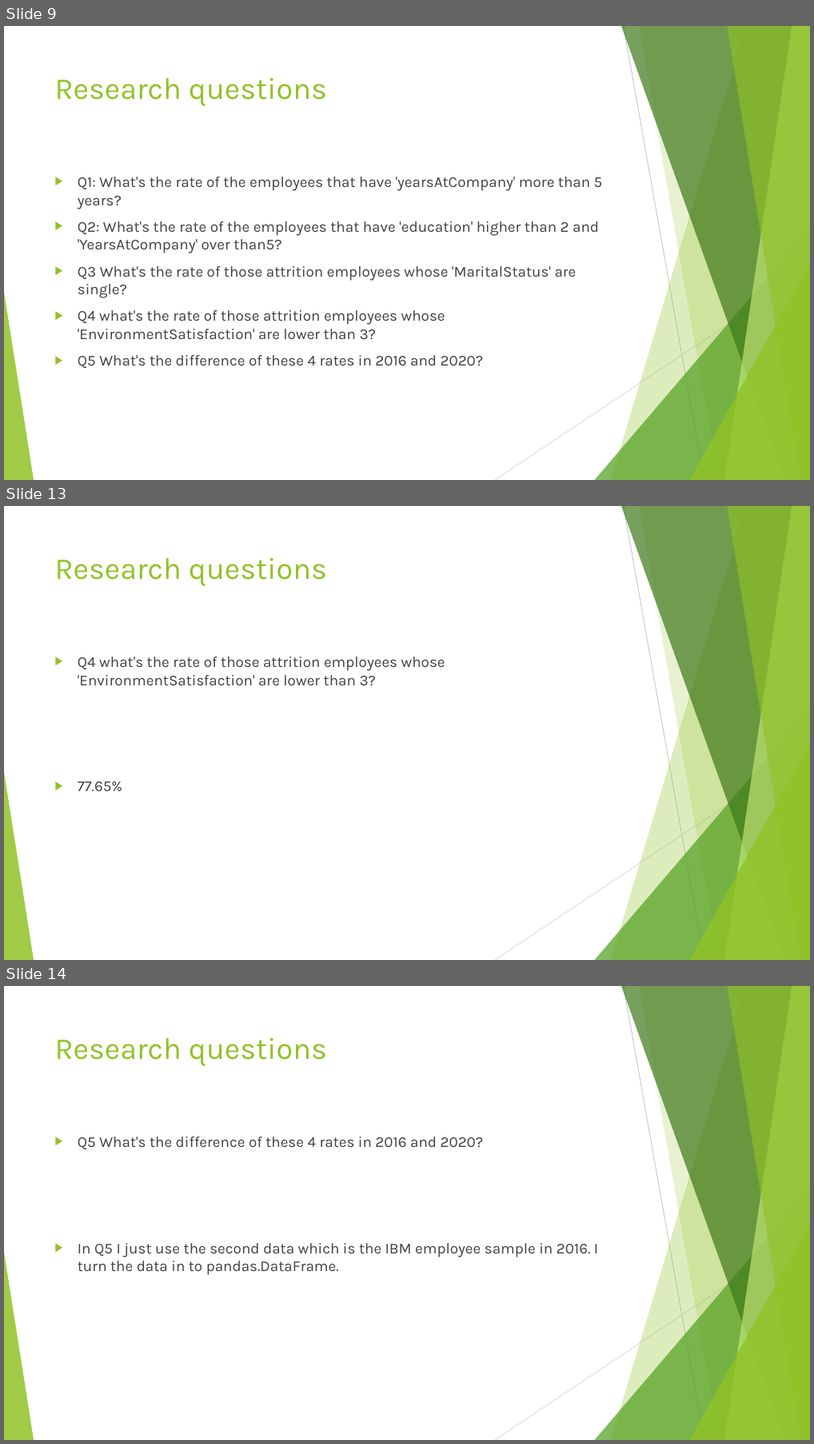
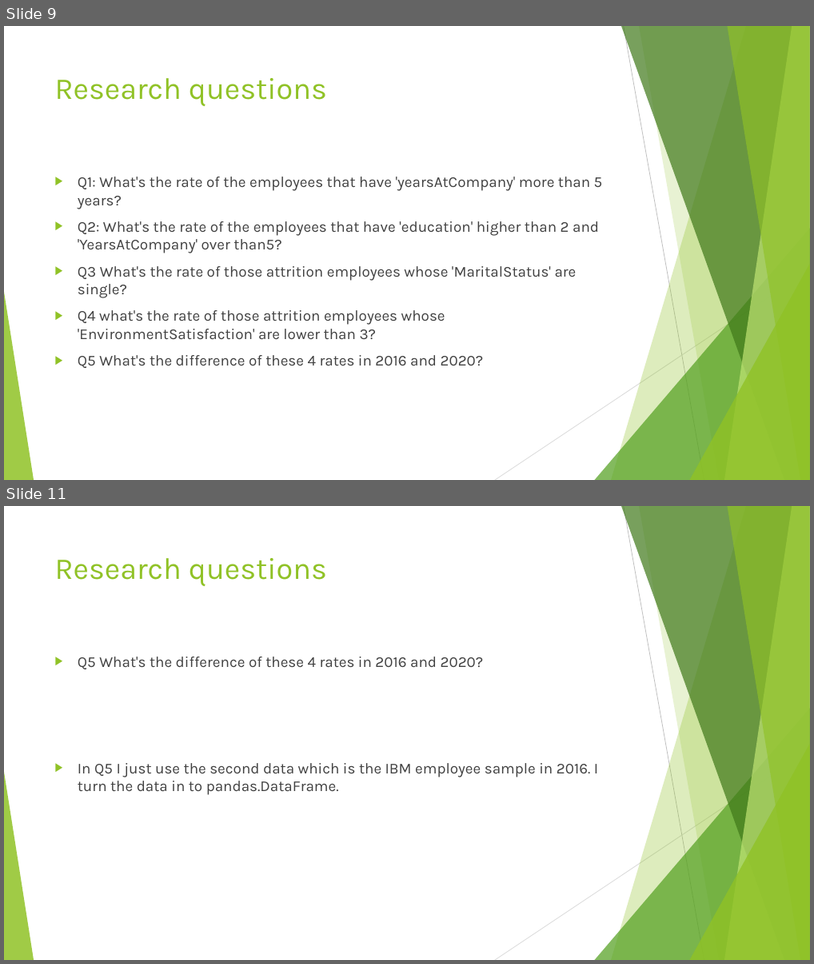
Before and after one commit to Destiny-G1997/AIM-5001, a slide deck: Final project Data/Final Project Presentation.pptx. Shown one above the other, each under a label of ours: slides 9, 13 and 14 before the commit, slides 9 and 11 after it; the slides between them are not shown. The pictures are 814x1444 and 814x964 pixels, drawn with LibreOffice and Linux fonts; fonts in the diff are those of the drawing. Boxes give left, top, right and bottom in pixels: in the first picture for what was removed or moved away, otherwise in the second. Text is boxed around its words. In the diff, an @@ line names an element or a change of style, - is before the commit and + after.

```diff
--- a/Final project Data/Final Project Presentation.pptx
+++ b/Final project Data/Final Project Presentation.pptx
@@ slide 13 removed at (x1=4, y1=506, x2=810, y2=960), background #FFFFFF; not listed: 10 template elements that a slide beside it also shows @@
@@ title removed at (x1=55, y1=558, x2=327, y2=586) @@
-Research questions
@@ text removed at (x1=78, y1=656, x2=446, y2=791) @@
-▶ Q4 what's the rate of those attrition employees whose 'EnvironmentSatisfaction' are lower than 3?
-▶ 77.65%
@@ what was slide 14 is now slide 11 @@
```
Also in this commit, not shown: 1 slide changed, 1 slide added, 2 other slides removed.
